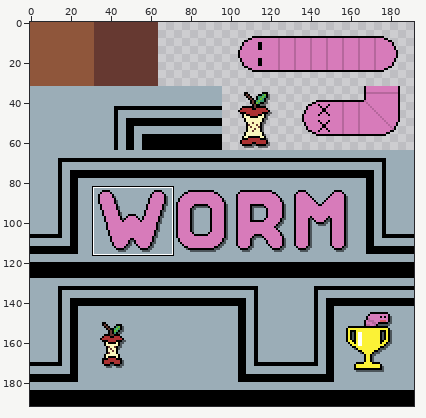
Two states of a pixel-art file, art/wormTiles32.aseprite. The picture above shows the old version from afar; the outline marks the close-up.
Close-up. Before the commit:
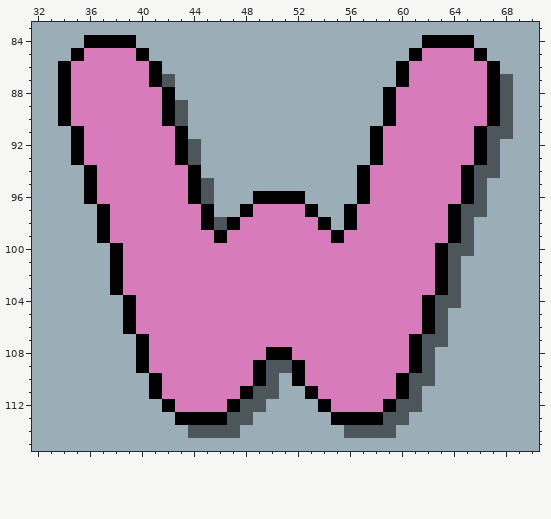
192x192 pixels, 1 frame. Shown: x 32..70, y 83..115.
The result:
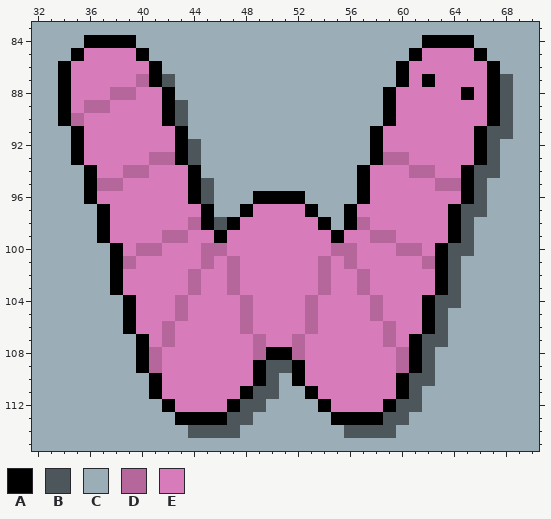
Palette (. is transparent): A #000000  B #4d565b  C #9badb7  D #b5679c  E #d77bba
Diff:
--- layer "Fill"
@@ x 32..70 @@
  86 CCAEEEEEEACCCCCCCCCCCCCCCCCCAEEEEEEACCC
- 87 CCAEEEEEEABCCCCCCCCCCCCCCCCCAEEEEEEABCC
- 88 CCAEEEEEEEACCCCCCCCCCCCCCCCAEEEEEEEABCC
- 89 CCAEEEEEEEABCCCCCCCCCCCCCCCAEEEEEEEABCC
- 90 CCAEEEEEEEABCCCCCCCCCCCCCCCAEEEEEEEABCC
+ 87 CCAEEEEEDABCCCCCCCCCCCCCCCCCAEAEEEEABCC
+ 88 CCAEEEDDEEACCCCCCCCCCCCCCCCAEEEEEAEABCC
+ 89 CCAEDDEEEEABCCCCCCCCCCCCCCCAEEEEEEEABCC
+ 90 CCADEEEEEEABCCCCCCCCCCCCCCCAEEEEEEEABCC
  91 CCCAEEEEEEEACCCCCCCCCCCCCCAEEEEEEEABBCC
  92 CCCAEEEEEEEABCCCCCCCCCCCCCAEEEEEEEABCCC
- 93 CCCAEEEEEEEABCCCCCCCCCCCCCAEEEEEEEABCCC
- 94 CCCCAEEEEEEEACCCCCCCCCCCCAEEEEEEEABBCCC
- 95 CCCCAEEEEEEEABCCCCCCCCCCCAEEEEEEEABCCCC
+ 93 CCCAEEEEEDDABCCCCCCCCCCCCCADDEEEEEABCCC
+ 94 CCCCAEEDDEEEACCCCCCCCCCCCAEEEDDEEABBCCC
+ 95 CCCCADDEEEEEABCCCCCCCCCCCAEEEEEDDABCCCC
  96 CCCCAEEEEEEEABCCCAAAACCCCAEEEEEEEABCCCC
  97 CCCCCAEEEEEEEACCAEEEEACCAEEEEEEEABBCCCC
- 98 CCCCCAEEEEEEEABAEEEEEEACAEEEEEEEABCCCCC
- 99 CCCCCAEEEEEEEEAEEEEEEEEAEEEEEEEEABCCCCC
-100 CCCCCCAEEEEEEEEEEEEEEEEEEEEEEEEABBCCCCC
-101 CCCCCCAEEEEEEEEEEEEEEEEEEEEEEEEABCCCCCC
-102 CCCCCCAEEEEEEEEEEEEEEEEEEEEEEEEABCCCCCC
-103 CCCCCCAEEEEEEEEEEEEEEEEEEEEEEEEABCCCCCC
-104 CCCCCCCAEEEEEEEEEEEEEEEEEEEEEEABBCCCCCC
-105 CCCCCCCAEEEEEEEEEEEEEEEEEEEEEEABCCCCCCC
-106 CCCCCCCAEEEEEEEEEEEEEEEEEEEEEEABCCCCCCC
-107 CCCCCCCCAEEEEEEEEEEEEEEEEEEEEABBCCCCCCC
-108 CCCCCCCCAEEEEEEEEEAAEEEEEEEEEABCCCCCCCC
-109 CCCCCCCCAEEEEEEEEABBAEEEEEEEEABCCCCCCCC
+ 98 CCCCCAEEEEEEDABAEEEEEEACADEEEEEEABCCCCC
+ 99 CCCCCAEEEEDDEEAEEEEEEEEAEEDDEEEEABCCCCC
+100 CCCCCCAEDDEEEDDEEEEEEEEDDEEEDDEABBCCCCC
+101 CCCCCCADEEEEEDEDEEEEEEDEDEEEEEDABCCCCCC
+102 CCCCCCAEEEEEDEEDEEEEEEDEEDEEEEEABCCCCCC
+103 CCCCCCAEEEEEDEEDEEEEEEDEEDEEEEEABCCCCCC
+104 CCCCCCCAEEEDEEEEDEEEEDEEEEDEEEABBCCCCCC
+105 CCCCCCCAEEEDEEEEDEEEEDEEEEDEEEABCCCCCCC
+106 CCCCCCCAEEDEEEEEDEEEEDEEEEEDEEABCCCCCCC
+107 CCCCCCCCAEDEEEEEEDEEDEEEEEEDEABBCCCCCCC
+108 CCCCCCCCADEEEEEEEDAADEEEEEEEDABCCCCCCCC
+109 CCCCCCCCADEEEEEEEABBAEEEEEEEDABCCCCCCCC
 110 CCCCCCCCCAEEEEEEEABCAEEEEEEEABBCCCCCCCC
